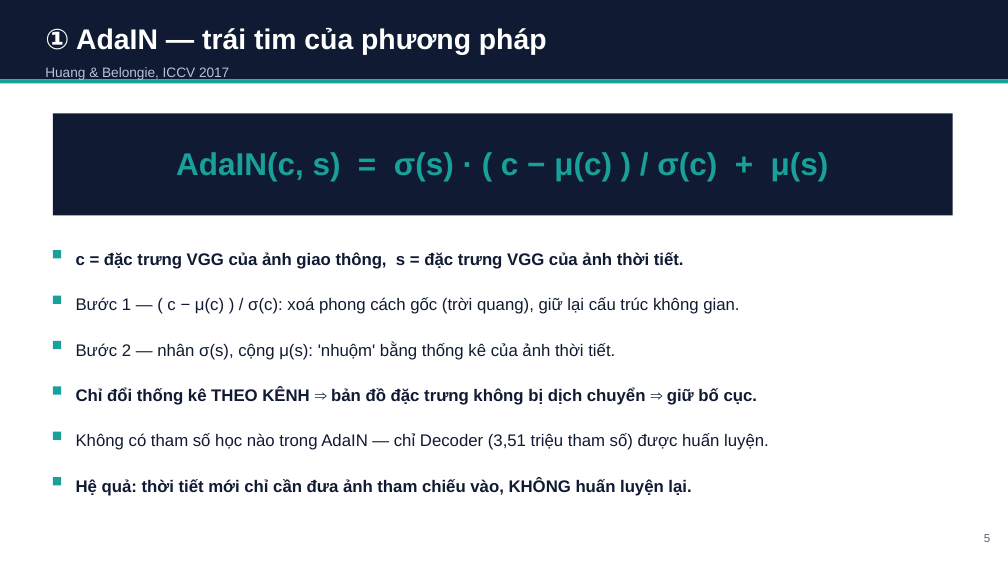
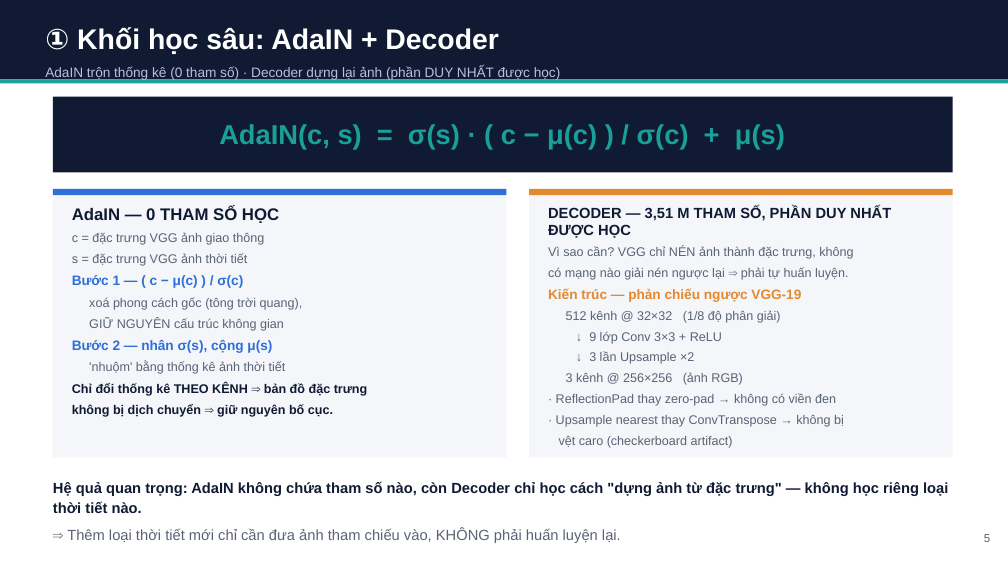
Before and after one commit to QuyDatSadBoy/StyleTranfer_Viettel_Course_DeepLearning, a slide deck: slide 6 of slides/BaoCao_TangCuongDuLieuThoiTiet.pptx. Drawn at 1008x567 pixels with LibreOffice and Linux fonts; fonts in the diff are those of the drawing. Boxes give left, top, right and bottom in pixels: in the first picture for what was removed or moved away, otherwise in the second. Text is boxed around its words. In the diff, an @@ line names an element or a change of style, - is before the commit and + after.

```diff
--- a/slides/BaoCao_TangCuongDuLieuThoiTiet.pptx
+++ b/slides/BaoCao_TangCuongDuLieuThoiTiet.pptx
@@ text at (x1=45, y1=27, x2=561, y2=80): text changed; size 27 to 13 pt; text colour #FFFFFF to #B6C2D9; bold off @@
-① AdaIN — trái tim của phương pháp
-Huang & Belongie, ICCV 2017
+① Khối học sâu: AdaIN + Decoder
+AdaIN trộn thống kê (0 tham số) · Decoder dựng lại ảnh (phần DUY NHẤT được học)
@@ text "AdaIN(c, s) = σ(s) · ..." moved from (x1=176, y1=152, x2=829, y2=181) to (x1=219, y1=124, x2=785, y2=149) @@
@@ text "AdaIN(c, s) = σ(s) · ..." at (x1=219, y1=124, x2=785, y2=149): size 30 to 26 pt @@
@@ rectangle resized from (x1=53, y1=113, x2=953, y2=216) to (x1=53, y1=97, x2=953, y2=172) @@
@@ rectangle added at (x1=53, y1=189, x2=507, y2=457), fill #F4F6FA @@
@@ rectangle added at (x1=53, y1=189, x2=507, y2=195), fill #2E6FD9 @@
@@ text added at (x1=72, y1=206, x2=368, y2=417), 12 pt, text #5A6375 @@
+AdaIN — 0 THAM SỐ HỌC
+c = đặc trưng VGG ảnh giao thông
+s = đặc trưng VGG ảnh thời tiết
+Bước 1 — ( c − μ(c) ) / σ(c)
+xoá phong cách gốc (tông trời quang),
+GIỮ NGUYÊN cấu trúc không gian
+Bước 2 — nhân σ(s), cộng μ(s)
+'nhuộm' bằng thống kê ảnh thời tiết
+Chỉ đổi thống kê THEO KÊNH ⇒ bản đồ đặc trưng
+không bị dịch chuyển ⇒ giữ nguyên bố cục.
@@ rectangle added at (x1=529, y1=189, x2=953, y2=457), fill #F4F6FA @@
@@ rectangle added at (x1=529, y1=189, x2=953, y2=195), fill #E48A2E @@
@@ text at (x1=548, y1=206, x2=891, y2=448): text changed; size 16 to 12 pt; text colour #101B33 to #5A6375 @@
-Bước 2 — nhân σ(s), cộng μ(s): 'nhuộm' bằng thống kê của ảnh thời tiết.
+DECODER — 3,51 M THAM SỐ, PHẦN DUY NHẤT ĐƯỢC HỌC
+Vì sao cần? VGG chỉ NÉN ảnh thành đặc trưng, không
+có mạng nào giải nén ngược lại ⇒ phải tự huấn luyện.
+Kiến trúc — phản chiếu ngược VGG-19
+512 kênh @ 32×32 (1/8 độ phân giải)
+↓ 9 lớp Conv 3×3 + ReLU
+↓ 3 lần Upsample ×2
+3 kênh @ 256×256 (ảnh RGB)
+· ReflectionPad thay zero-pad → không có viền đen
+· Upsample nearest thay ConvTranspose → không bị
+vệt caro (checkerboard artifact)
@@ rectangle removed at (x1=53, y1=250, x2=61, y2=259) @@
@@ text removed at (x1=76, y1=252, x2=684, y2=269) @@
-c = đặc trưng VGG của ảnh giao thông, s = đặc trưng VGG của ảnh thời tiết.
@@ rectangle removed at (x1=53, y1=296, x2=61, y2=304) @@
@@ text removed at (x1=76, y1=297, x2=739, y2=314) @@
-Bước 1 — ( c − μ(c) ) / σ(c): xoá phong cách gốc (trời quang), giữ lại cấu trúc không gian.
@@ rectangle removed at (x1=53, y1=341, x2=61, y2=349) @@
@@ rectangle removed at (x1=53, y1=386, x2=61, y2=395) @@
@@ text removed at (x1=76, y1=387, x2=758, y2=405) @@
-Chỉ đổi thống kê THEO KÊNH ⇒ bản đồ đặc trưng không bị dịch chuyển ⇒ giữ bố cục.
@@ rectangle removed at (x1=53, y1=432, x2=61, y2=440) @@
@@ text removed at (x1=76, y1=433, x2=769, y2=450) @@
-Không có tham số học nào trong AdaIN — chỉ Decoder (3,51 triệu tham số) được huấn luyện.
@@ rectangle removed at (x1=53, y1=477, x2=61, y2=485) @@
@@ text at (x1=53, y1=481, x2=948, y2=543): text changed; size 16 to 14 pt @@
-Hệ quả: thời tiết mới chỉ cần đưa ảnh tham chiếu vào, KHÔNG huấn luyện lại.
+Hệ quả quan trọng: AdaIN không chứa tham số nào, còn Decoder chỉ học cách "dựng ảnh từ đặc trưng" — không học riêng loại thời tiết nào.
+⇒ Thêm loại thời tiết mới chỉ cần đưa ảnh tham chiếu vào, KHÔNG phải huấn luyện lại.
```
Also in this commit, not shown: 1 other slide changed, 6 other files.
